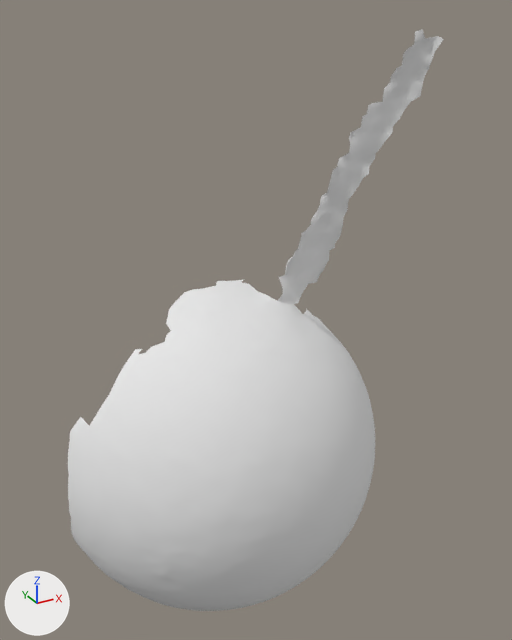
The OBJ model res/pendulum_horizontal/Pendulum_horizontal.000025.obj as it was, and as the next commit left it.
Both versions are drawn from a 50 mm lens placed at (-452.0, -98.0, 444.0), pointed at (-200.0, 360.0, 215.0). Every picture has the same lights, and +X, +Y and +Z are marked at lower left. Where no turn or scale is listed for an object, it has been applied to the vertices.

The first picture shows 'Pendulum_horizontal.000025'.
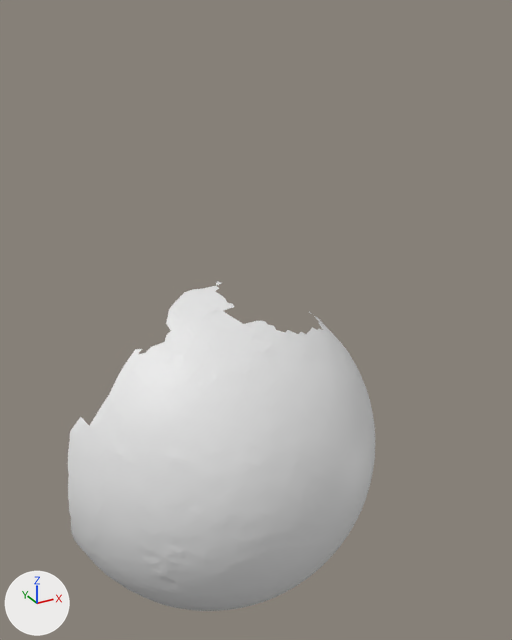
Changed parts and their boxes [x1, y1, x2, y2] in the pictures (512 x 640 px):
'Pendulum_horizontal.000025', reshaped (18% narrower, 43% shorter): before [68, 29, 444, 611]; after [68, 281, 375, 611]
part 1 of me_pendulum_horizontal_000025, deleted: before [216, 29, 444, 334]

What the commit changed:
me_pendulum_horizontal_000025 is used by ob_pendulum_horizontal_000025; location (0.0, 0.0, 0.0).
me_pendulum_horizontal_000025 had 5074 vertices, 9953 faces and spanned x -360.0..-69.0, y 266.0..435.0, z -70.0..430.0.
me_pendulum_horizontal_000025 no longer uses material mat_pendulum_horizontal_000025 (white #e7e7e7).
me_pendulum_horizontal_000025 now has 4554 vertices, 8982 faces and spans x -360.0..-84.0, y 266.0..435.0, z -70.0..225.0.
me_pendulum_horizontal_000025 part 1: 520 vertices removed from x -208.0..-69.0, y 318.0..431.0, z 194.0..430.0.
